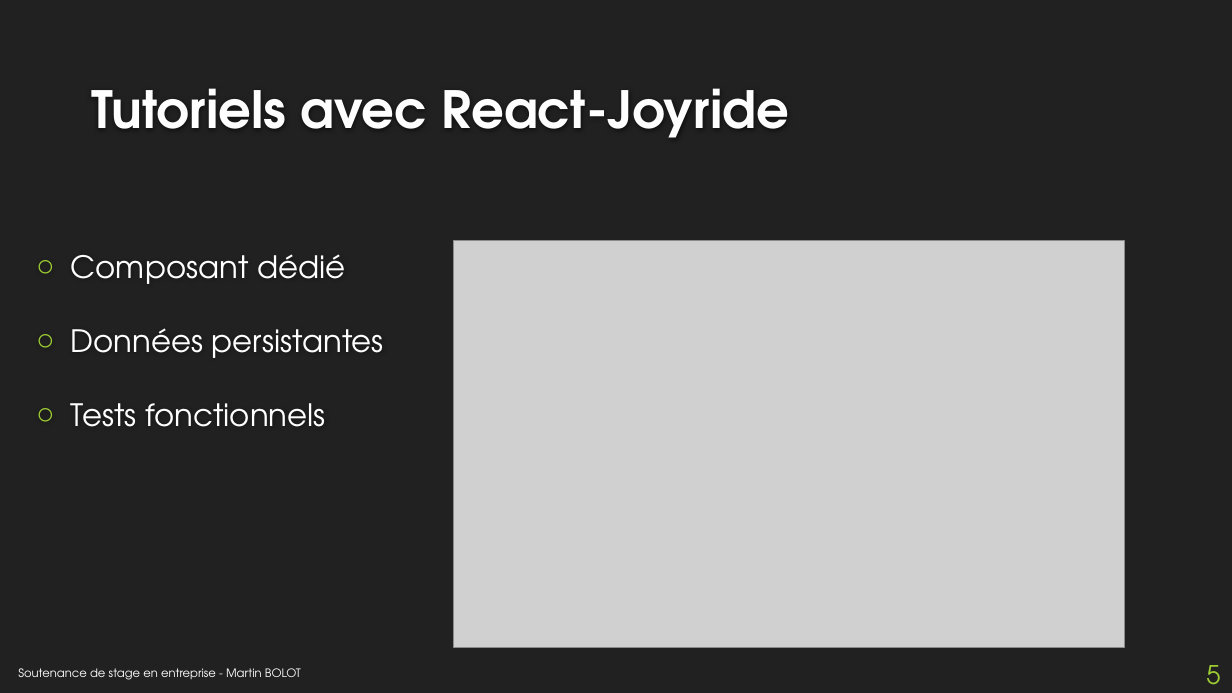
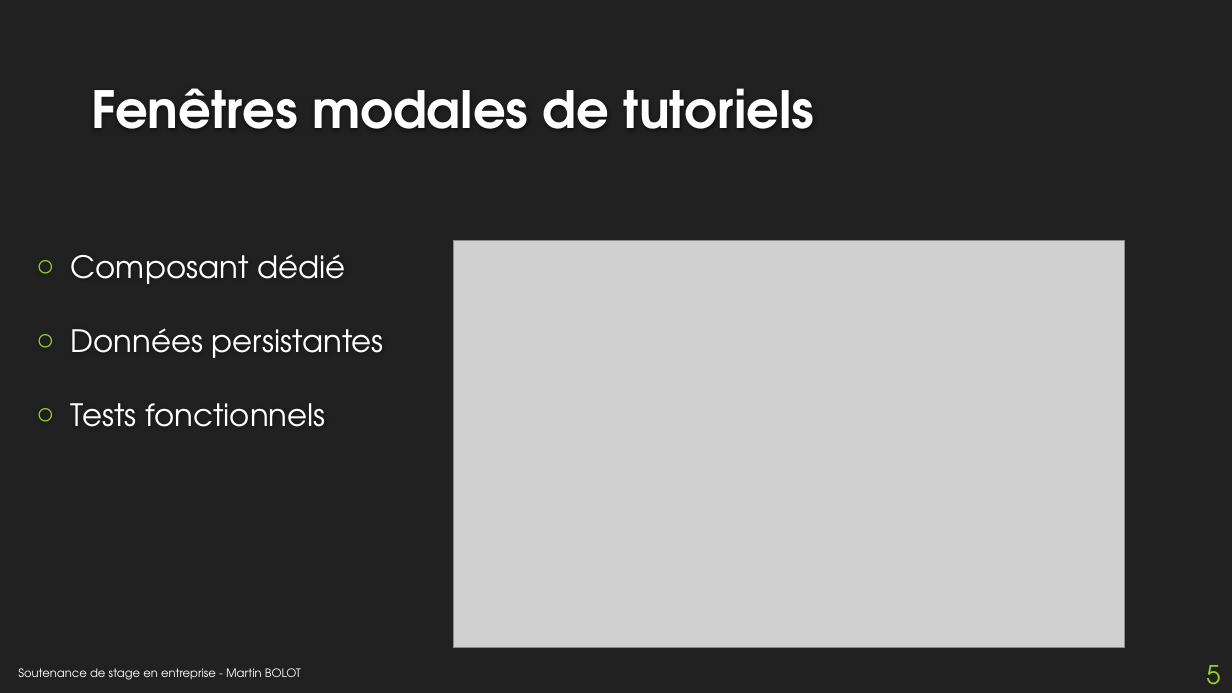
Before and after one commit to MartinBolot/Cours-IUT-Lyon1, a slide deck: slide 5 of Stage/Soutenance/presentation_soutenance.pptx. Drawn at 1232x693 pixels with LibreOffice and Linux fonts; fonts in the diff are those of the drawing; grey boxes stand for pictures; background and template pictures are left out. Boxes give left, top, right and bottom in pixels: in the first picture for what was removed or moved away, otherwise in the second. Text is boxed around its words. In the diff, an @@ line names an element or a change of style, - is before the commit and + after.

```diff
--- a/Stage/Soutenance/presentation_soutenance.pptx
+++ b/Stage/Soutenance/presentation_soutenance.pptx
@@ title at bbox=[91, 88, 814, 129]: text changed @@
-Tutoriels avec React-Joyride
+Fenêtres modales de tutoriels
```
Also in this commit, not shown: 2 other slides changed, 1 other file.
